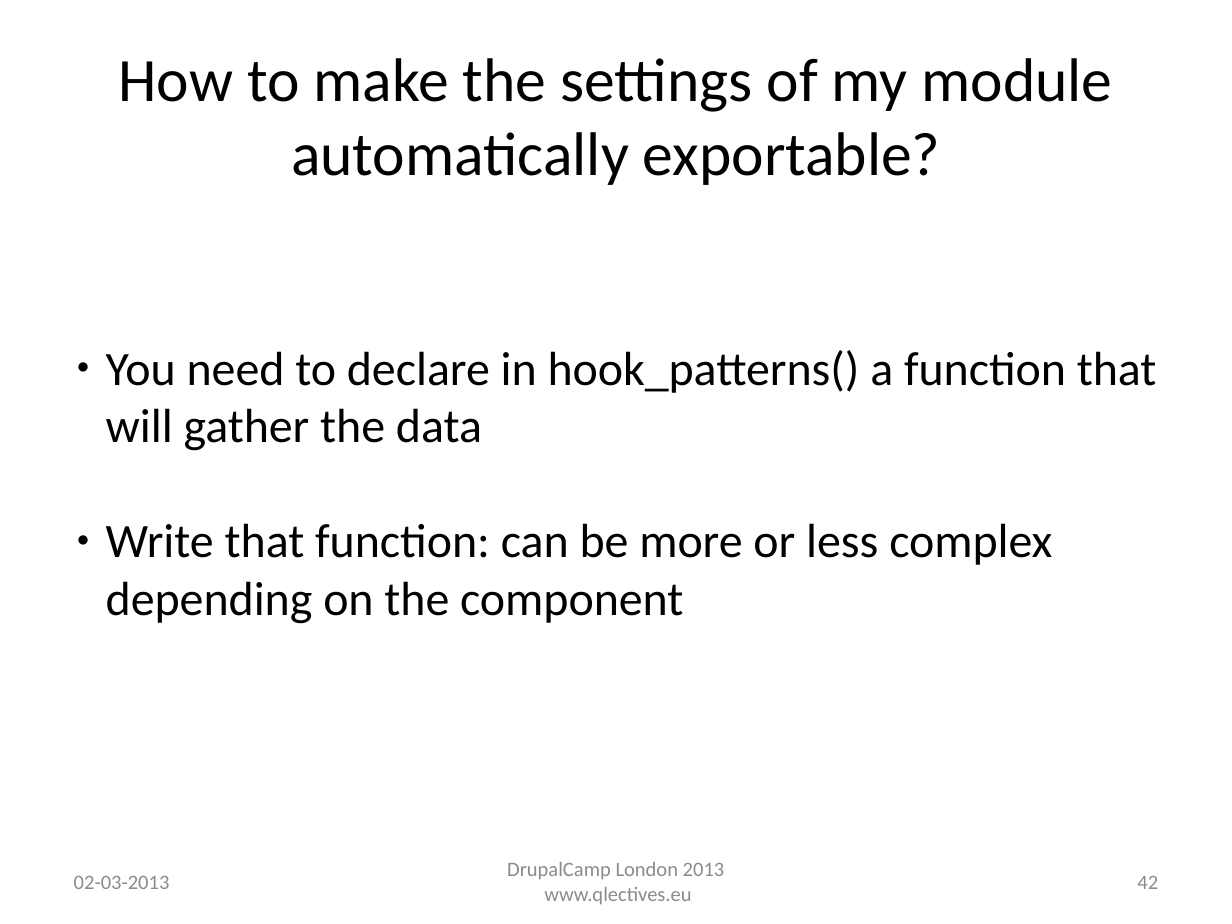
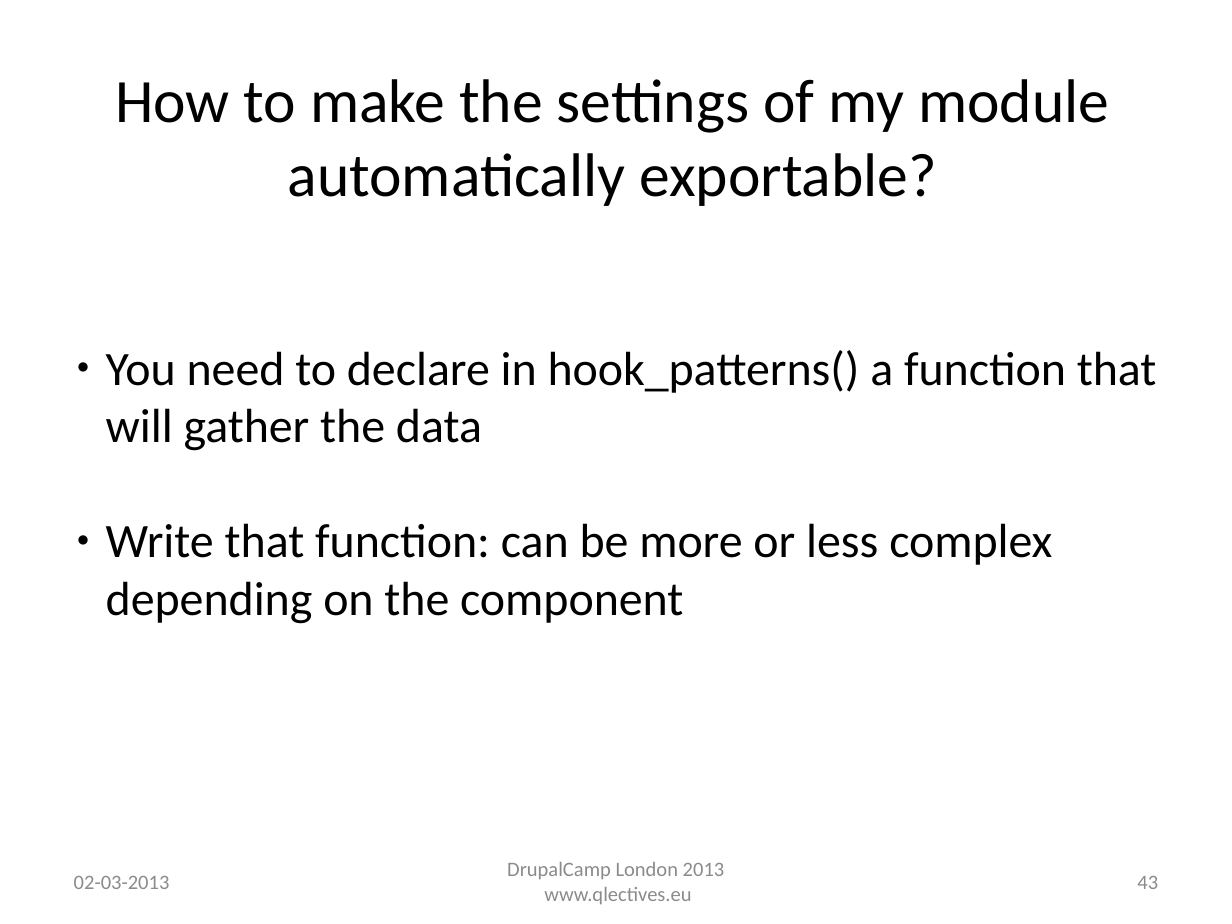
Before and after one commit to QScience/dc-slides, a slide deck: slide 43 of dclondon2013/patterns_dclondon2013.odp (slide 42 before the commit). Drawn at 1232x924 pixels with LibreOffice and Linux fonts; fonts in the diff are those of the drawing; background and template pictures are left out. Boxes give left, top, right and bottom in pixels: in the first picture for what was removed or moved away, otherwise in the second. Text is boxed around its words. In the diff, an @@ line names an element or a change of style, - is before the commit and + after.

```diff
--- a/dclondon2013/patterns_dclondon2013.odp
+++ b/dclondon2013/patterns_dclondon2013.odp
@@ text "How to make the settings ...": place and size @@
-text "How to make the settings ..." at (119,58,1113,185)
+text "How to make the settings ..." at (115,79,1109,206)
@@ page number at (1137,876,1158,889): text changed @@
-42
+43
```
Also in this commit, not shown: 15 other slides changed, 1 slide added, 3 other files.
